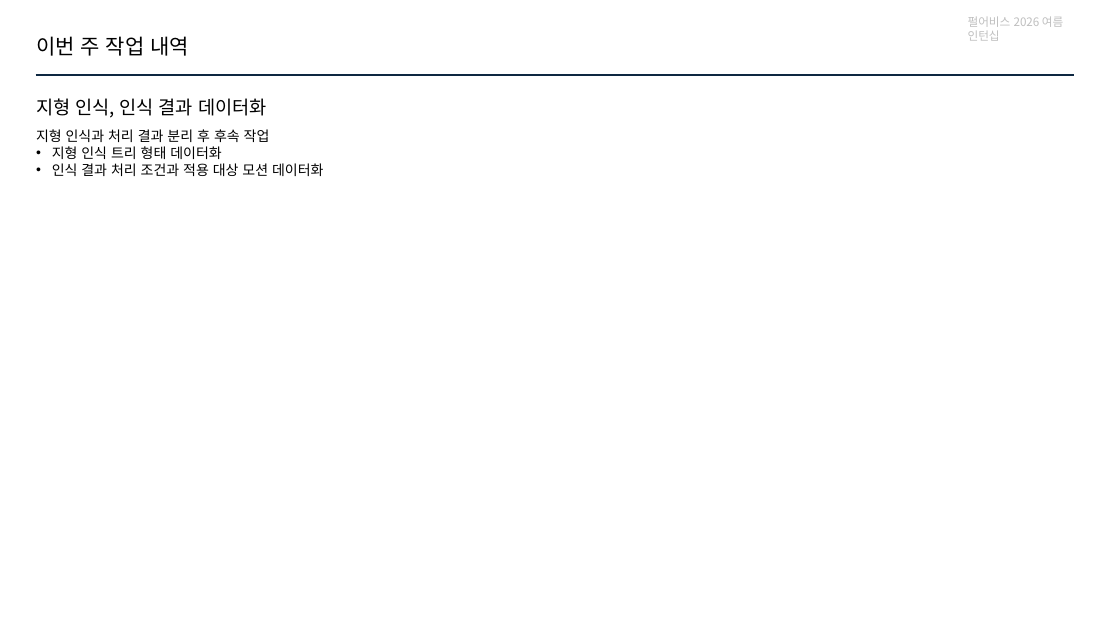
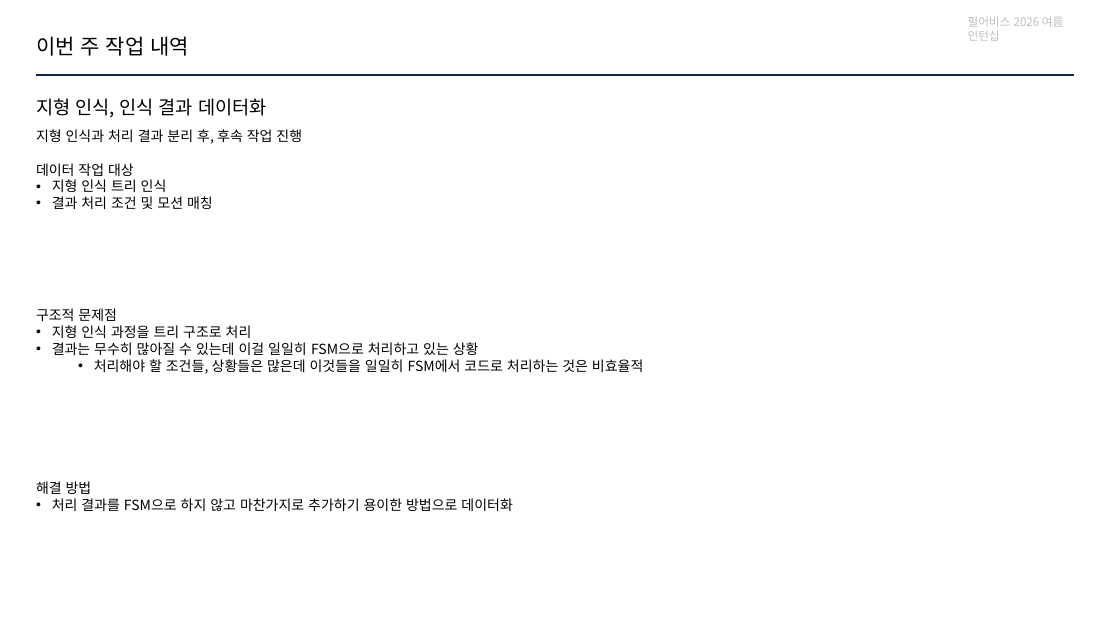
Before and after one commit to jhk0701/PA26-Character-Animation-Parkour, a slide deck: slide 3 of PPT/week6.pptx. Drawn at 1120x630 pixels with LibreOffice and Linux fonts; fonts in the diff are those of the drawing. Boxes give left, top, right and bottom in pixels: in the first picture for what was removed or moved away, otherwise in the second. Text is boxed around its words. In the diff, an @@ line names an element or a change of style, - is before the commit and + after.

```diff
--- a/PPT/week6.pptx
+++ b/PPT/week6.pptx
@@ text at (x1=36, y1=129, x2=302, y2=209): text changed @@
-지형 인식과 처리 결과 분리 후 후속 작업
-• 지형 인식 트리 형태 데이터화
-• 인식 결과 처리 조건과 적용 대상 모션 데이터화
+지형 인식과 처리 결과 분리 후, 후속 작업 진행
+데이터 작업 대상
+• 지형 인식 트리 인식
+• 결과 처리 조건 및 모션 매칭
@@ text added at (x1=36, y1=308, x2=643, y2=374), 12 pt, text #000000 @@
+구조적 문제점
+• 지형 인식 과정을 트리 구조로 처리
+• 결과는 무수히 많아질 수 있는데 이걸 일일히 FSM으로 처리하고 있는 상황
+  • 처리해야 할 조건들, 상황들은 많은데 이것들을 일일히 FSM에서 코드로 처리하는 것은 비효율적
@@ text added at (x1=36, y1=481, x2=512, y2=511), 12 pt, text #000000 @@
+해결 방법
+• 처리 결과를 FSM으로 하지 않고 마찬가지로 추가하기 용이한 방법으로 데이터화
```
Also in this commit, not shown: 5 other slides changed.
